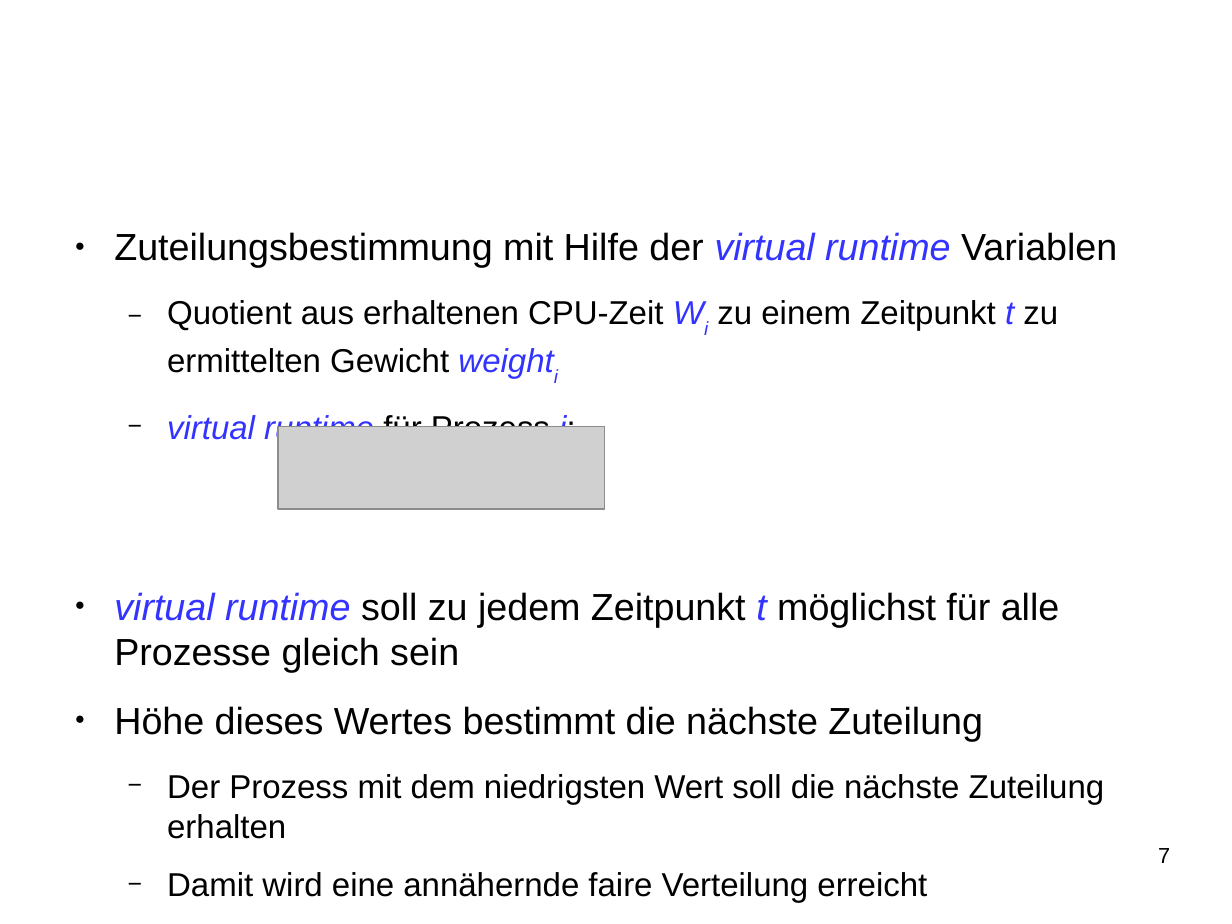
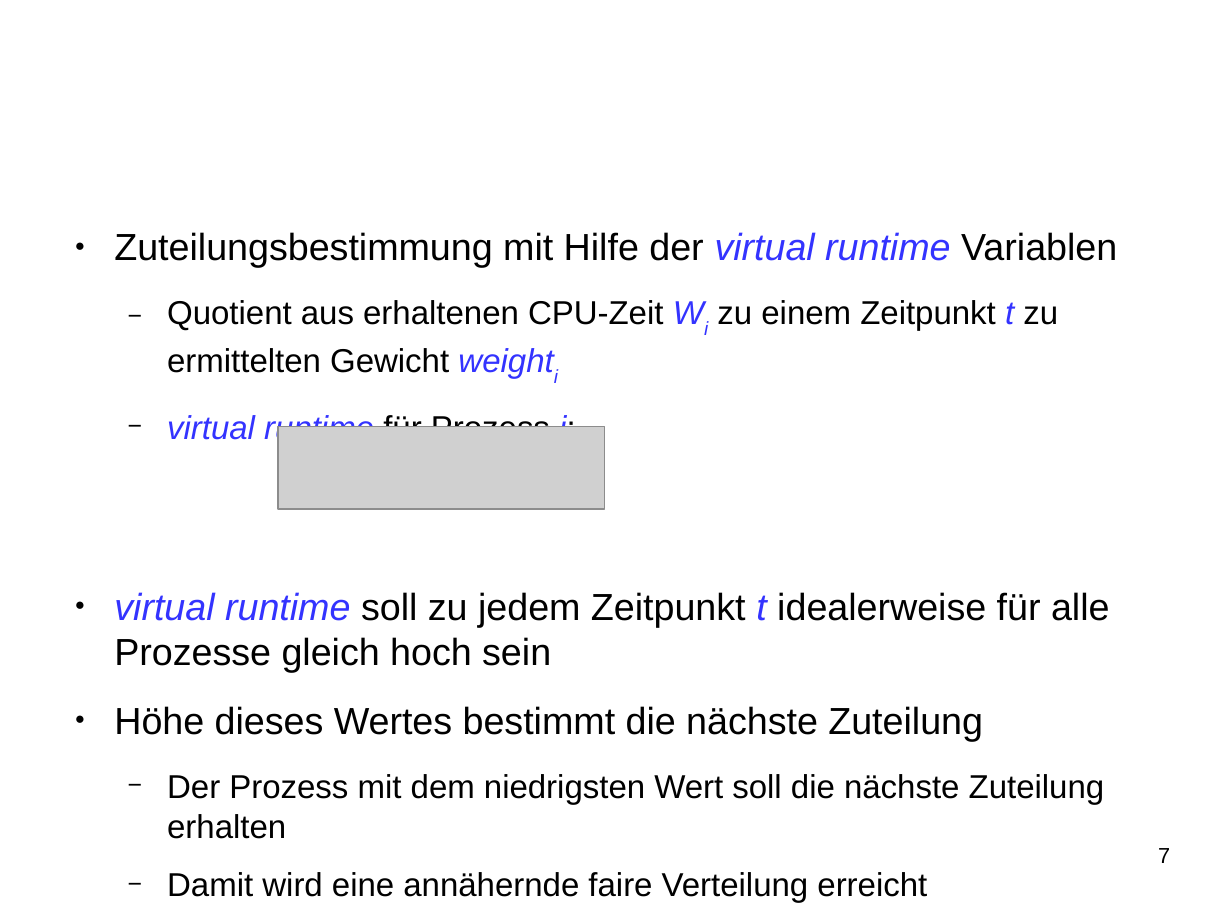
Before and after one commit to SeminararbeitCFS/main, a slide deck: slide 7 of vortrag/vortrag_CFS.odp. Drawn at 1232x924 pixels with LibreOffice and Linux fonts; fonts in the diff are those of the drawing; grey boxes stand for pictures; background and template pictures are left out. Boxes give left, top, right and bottom in pixels: in the first picture for what was removed or moved away, otherwise in the second. Text is boxed around its words. In the diff, an @@ line names an element or a change of style, - is before the commit and + after.

```diff
--- a/vortrag/vortrag_CFS.odp
+++ b/vortrag/vortrag_CFS.odp
@@ text at (114, 592, 1110, 672): text changed @@
-● virtual runtime soll zu jedem Zeitpunkt t möglichst für alle Prozesse gleich sein
+● virtual runtime soll zu jedem Zeitpunkt t idealerweise für alle Prozesse gleich hoch sein
```
Also in this commit, not shown: 5 other slides changed.
